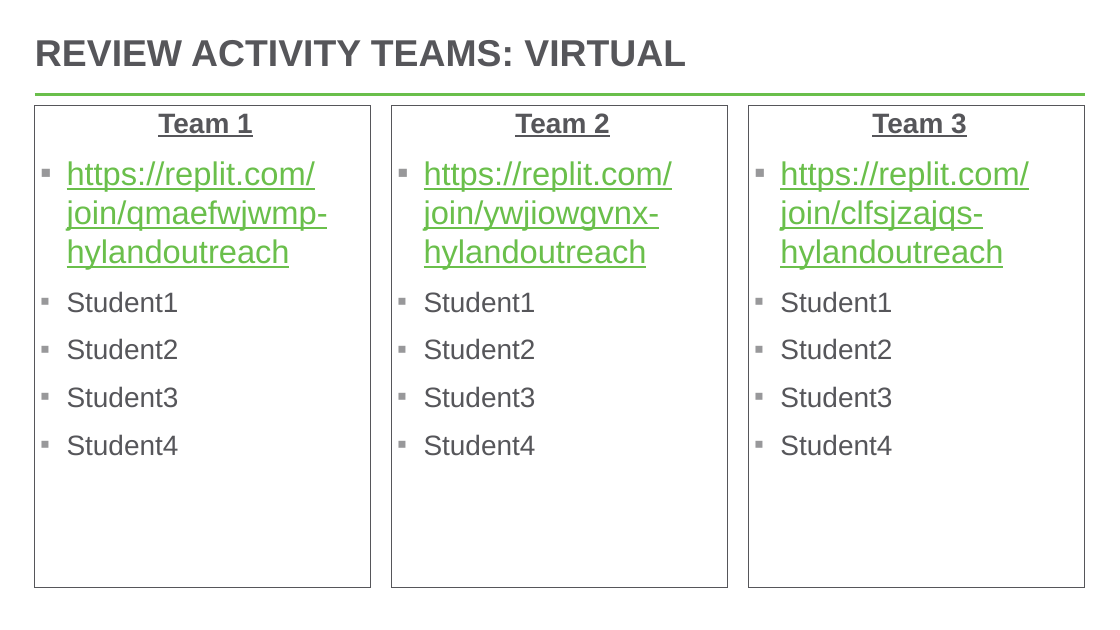
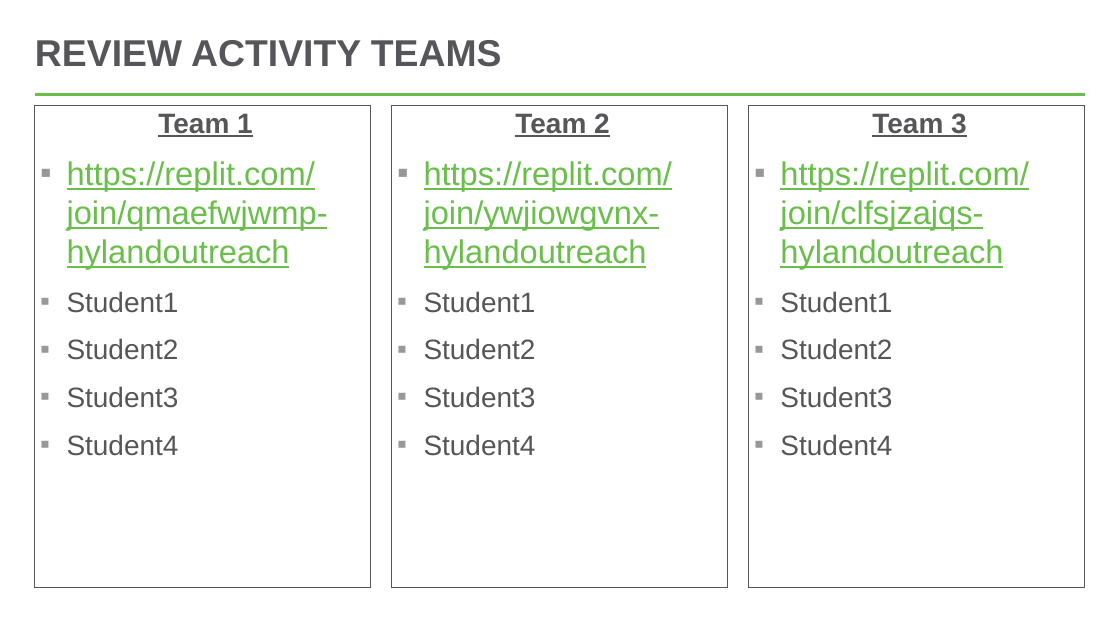
Before and after one commit to hytechclub/web-101, a slide deck: slide 1 of Week06/HtmlCssReviewActivity.pptx. Drawn at 1120x630 pixels with LibreOffice and Linux fonts; fonts in the diff are those of the drawing. Boxes give left, top, right and bottom in pixels: in the first picture for what was removed or moved away, otherwise in the second. Text is boxed around its words. In the diff, an @@ line names an element or a change of style, - is before the commit and + after.

Commit message:
update week 6 review ppt

```diff
--- a/Week06/HtmlCssReviewActivity.pptx
+++ b/Week06/HtmlCssReviewActivity.pptx
@@ title at (x1=35, y1=40, x2=502, y2=67): text changed @@
-REVIEW ACTIVITY TEAMS: VIRTUAL
+REVIEW ACTIVITY TEAMS
```
Also in this commit, not shown: 1 slide removed.
